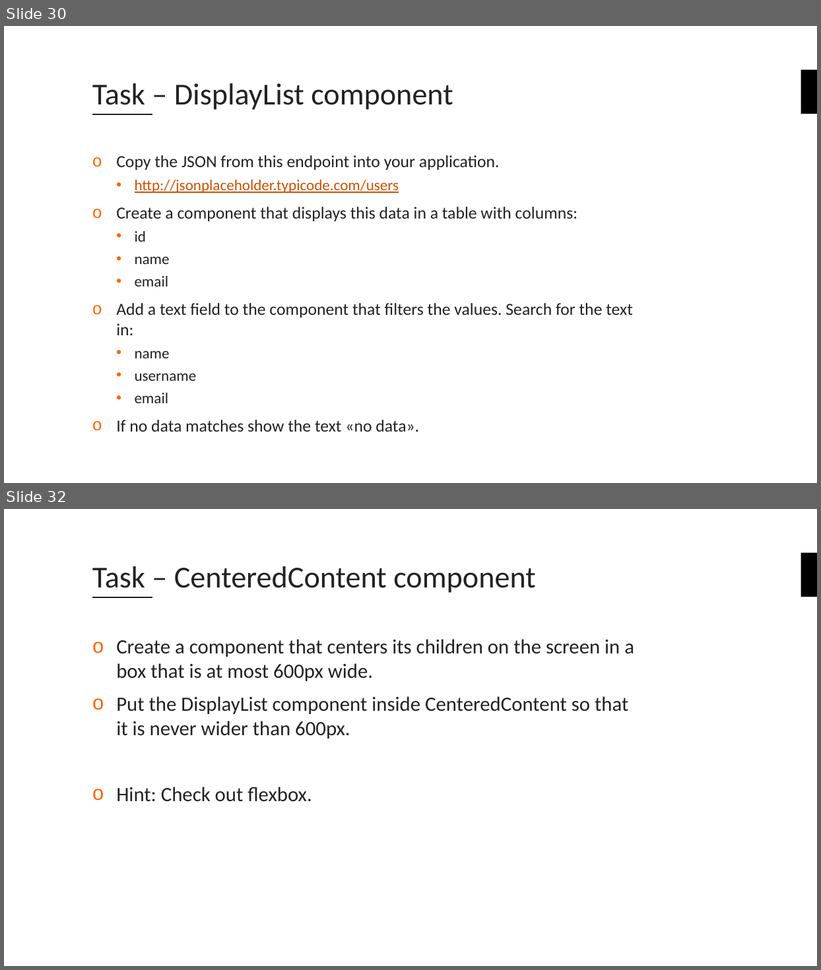
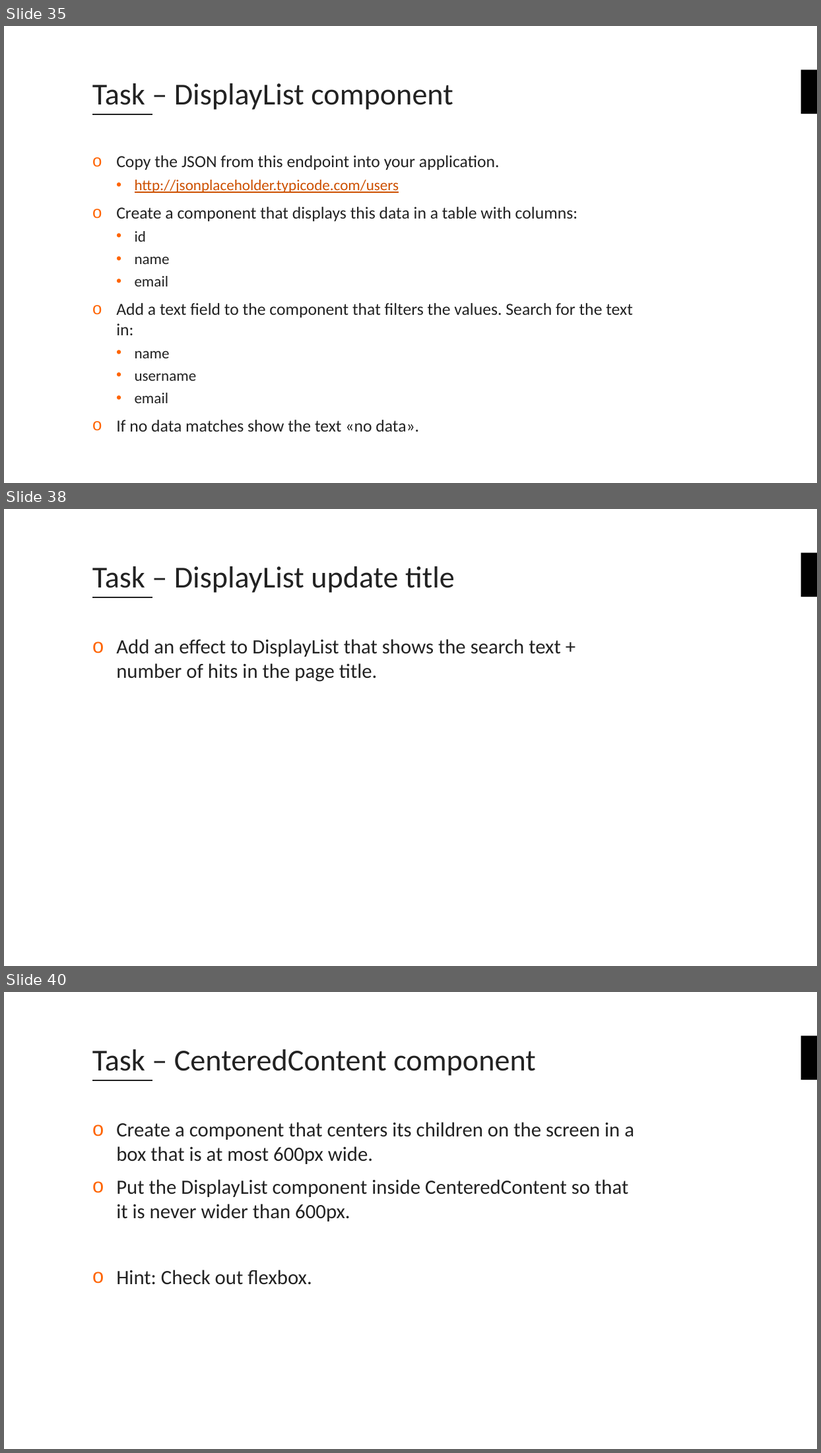
Before and after one commit to fuzzheim/create-react-app-workshop, a slide deck: Create-React-App-Workshop.pptx. Shown one above the other, each under a label of ours: slides 30 and 32 before the commit, slides 35, 38 and 40 after it; the slides between them are not shown. The pictures are 821x970 and 821x1453 pixels, drawn with LibreOffice and Linux fonts; fonts in the diff are those of the drawing; background and template pictures are left out. Boxes give left, top, right and bottom in pixels: in the first picture for what was removed or moved away, otherwise in the second. Text is boxed around its words. In the diff, an @@ line names an element or a change of style, - is before the commit and + after.

```diff
--- a/Create-React-App-Workshop.pptx
+++ b/Create-React-App-Workshop.pptx
@@ slide 38 added at [4, 509, 817, 966], background #FFFFFF; not listed: 2 template elements that a slide beside it also shows @@
@@ title added at [92, 566, 455, 593], 36 pt, text #222222 @@
+Task – DisplayList update title
@@ text added at [116, 639, 561, 682], 24 pt, text #222222 @@
+o Add an effect to DisplayList that shows the search text + number of hits in the page title.
@@ what was slide 30 is now slide 35 @@
@@ what was slide 32 is now slide 40 @@
```
Also in this commit, not shown: 2 slides changed, 4 other slides added, 3 slides removed.
